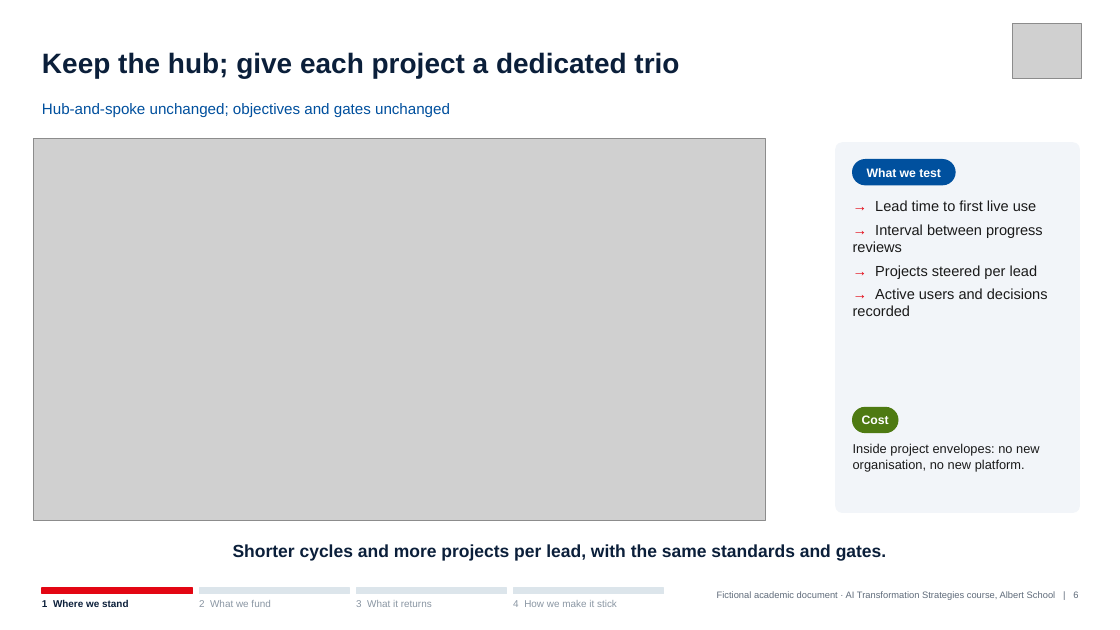
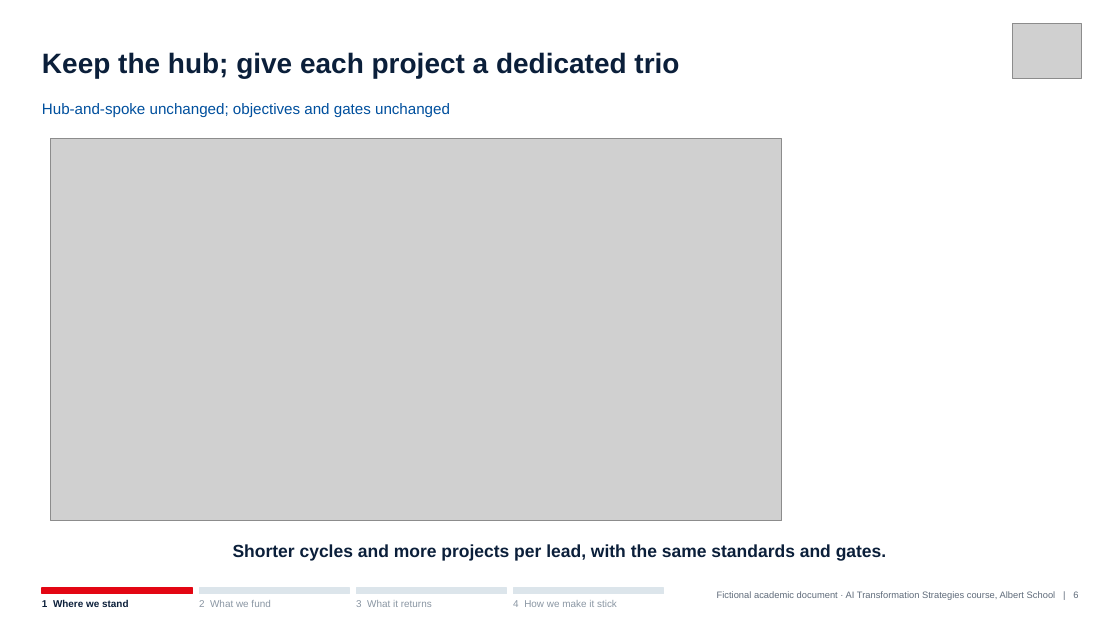
Before and after one commit to Xenodion/ai-transformations-navy, a slide deck: slide 6 of deliverables/slides/ai_strategy_deck.pptx. Drawn at 1120x630 pixels with LibreOffice and Linux fonts; fonts in the diff are those of the drawing; grey boxes stand for pictures. Boxes give left, top, right and bottom in pixels: in the first picture for what was removed or moved away, otherwise in the second. Text is boxed around its words. In the diff, an @@ line names an element or a change of style, - is before the commit and + after.

```diff
--- a/deliverables/slides/ai_strategy_deck.pptx
+++ b/deliverables/slides/ai_strategy_deck.pptx
@@ picture: place and size @@
-picture at [34, 139, 765, 521]
+picture at [50, 139, 782, 521]
@@ rounded rectangle removed at [836, 143, 1080, 513] @@
@@ rounded rectangle removed at [853, 160, 955, 185] @@
@@ text removed at [867, 168, 941, 177] @@
-What we test
@@ text removed at [853, 200, 1048, 316] @@
-→ Lead time to first live use
-→ Interval between progress reviews
-→ Projects steered per lead
-→ Active users and decisions recorded
@@ rounded rectangle removed at [853, 408, 898, 433] @@
@@ text removed at [862, 415, 889, 424] @@
-Cost
@@ text removed at [853, 443, 1040, 472] @@
-Inside project envelopes: no new organisation, no new platform.
```
Also in this commit, not shown: 19 other slides changed, 2 slides added, 3 other files.
